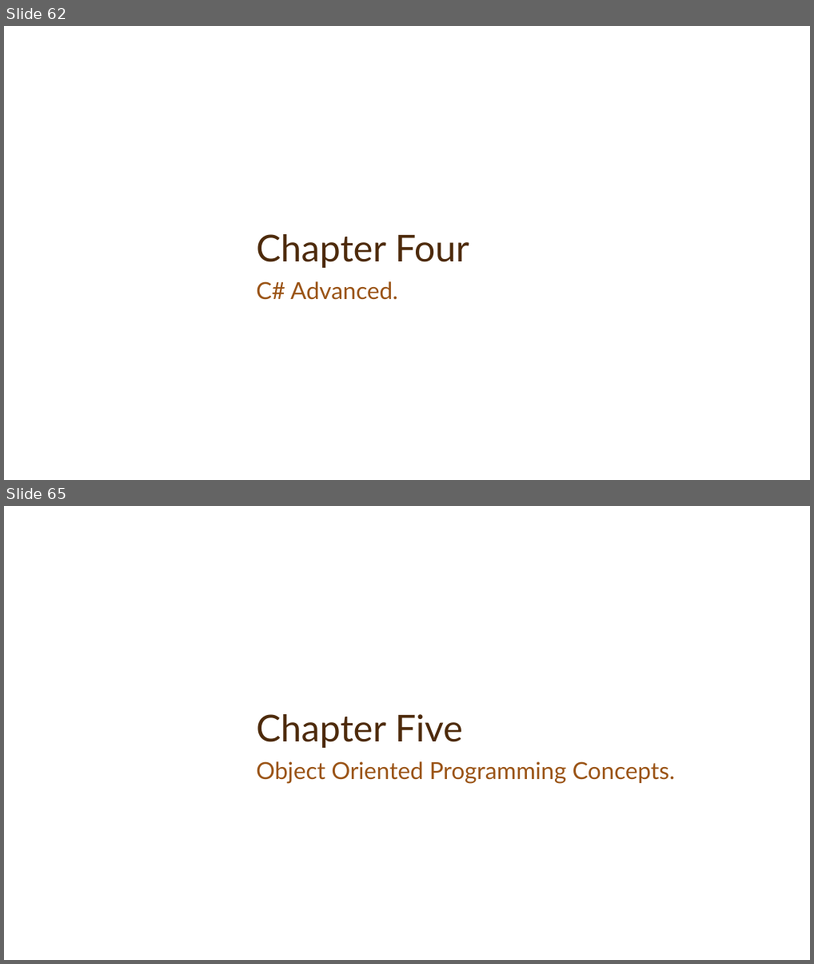
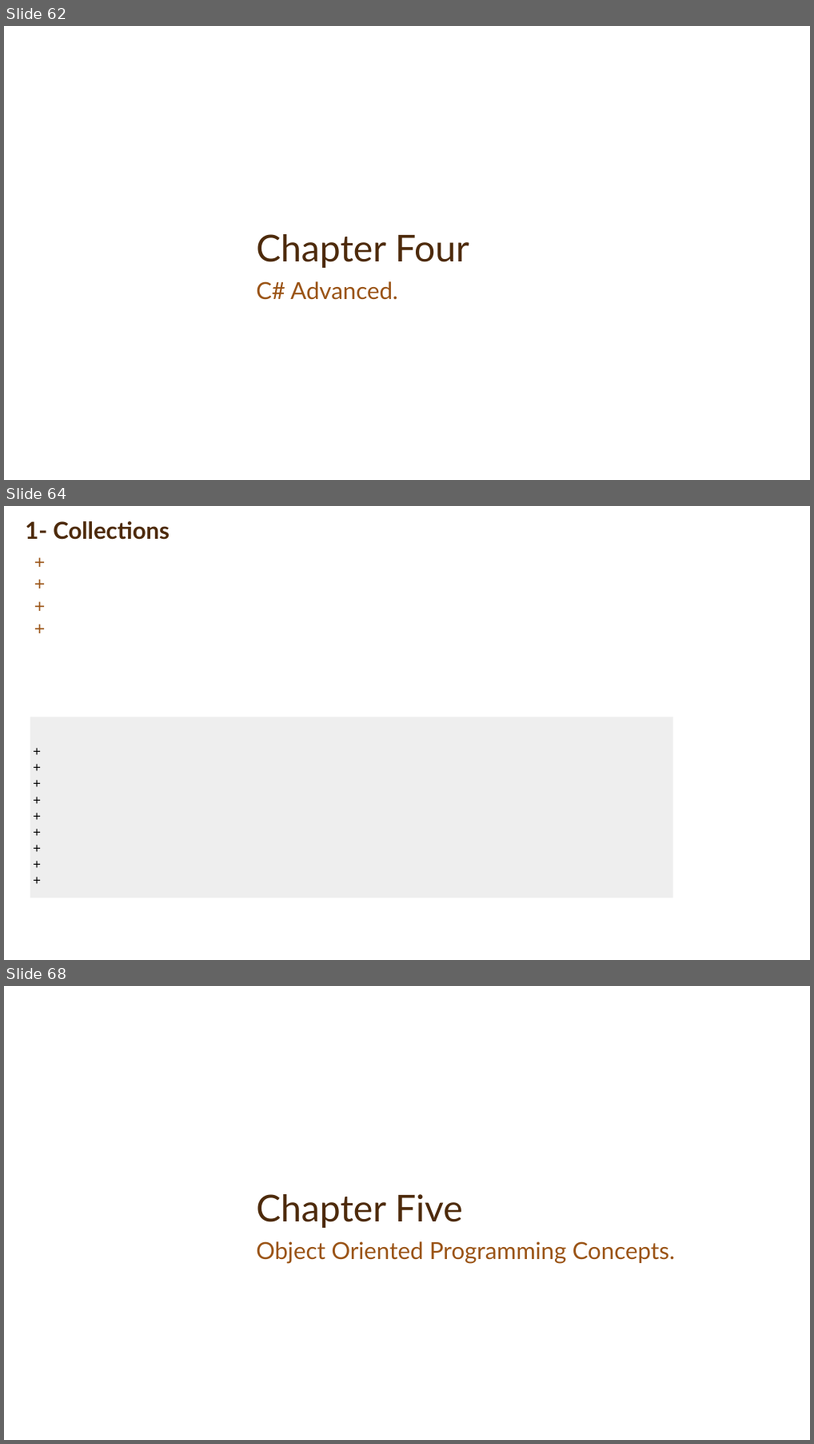
Before and after one commit to MinaAnwerRepo/android, a slide deck: Presentation/CSharpBasics.pptx. Shown one above the other, each under a label of ours: slides 62 and 65 before the commit, slides 62, 64 and 68 after it; the slides between them are not shown. The pictures are 814x964 and 814x1444 pixels, drawn with LibreOffice and Linux fonts; fonts in the diff are those of the drawing; background and template pictures are left out. Boxes give left, top, right and bottom in pixels: in the first picture for what was removed or moved away, otherwise in the second. Text is boxed around its words. In the diff, an @@ line names an element or a change of style, - is before the commit and + after.

```diff
--- a/Presentation/CSharpBasics.pptx
+++ b/Presentation/CSharpBasics.pptx
@@ slide 64 added at (x1=4, y1=506, x2=810, y2=960), background picture (left out) @@
@@ title added at (x1=25, y1=521, x2=170, y2=540), 28 pt, text #4D2A0B, bold @@
+1- Collections
@@ text added at (x1=28, y1=547, x2=705, y2=665), 22 pt, text #9A5315 @@
++
++
++
++
@@ rectangle added at (x1=30, y1=717, x2=674, y2=898), fill #EEEEEE, 16 pt, text #000000 @@
++
++
++
++
++
++
++
++
++
@@ what was slide 65 is now slide 68 @@
```
Also in this commit, not shown: 1 slide changed, 3 other slides added, 1 slide removed, 4 other files.
